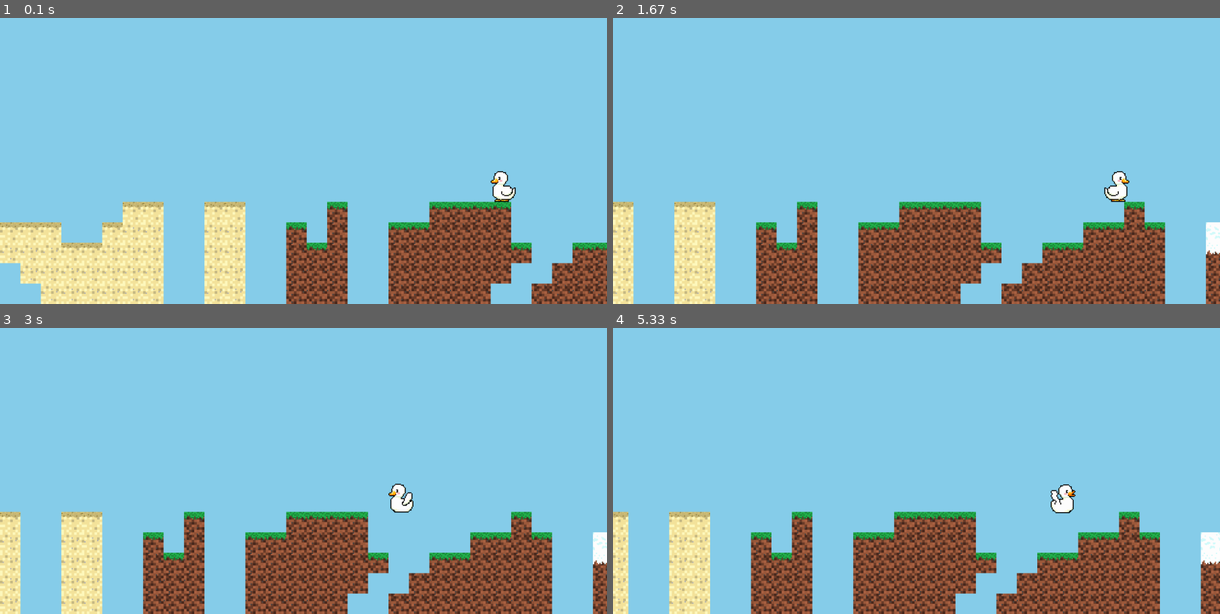
Above: before the commit, frames 1-4 (two rows, left to right).
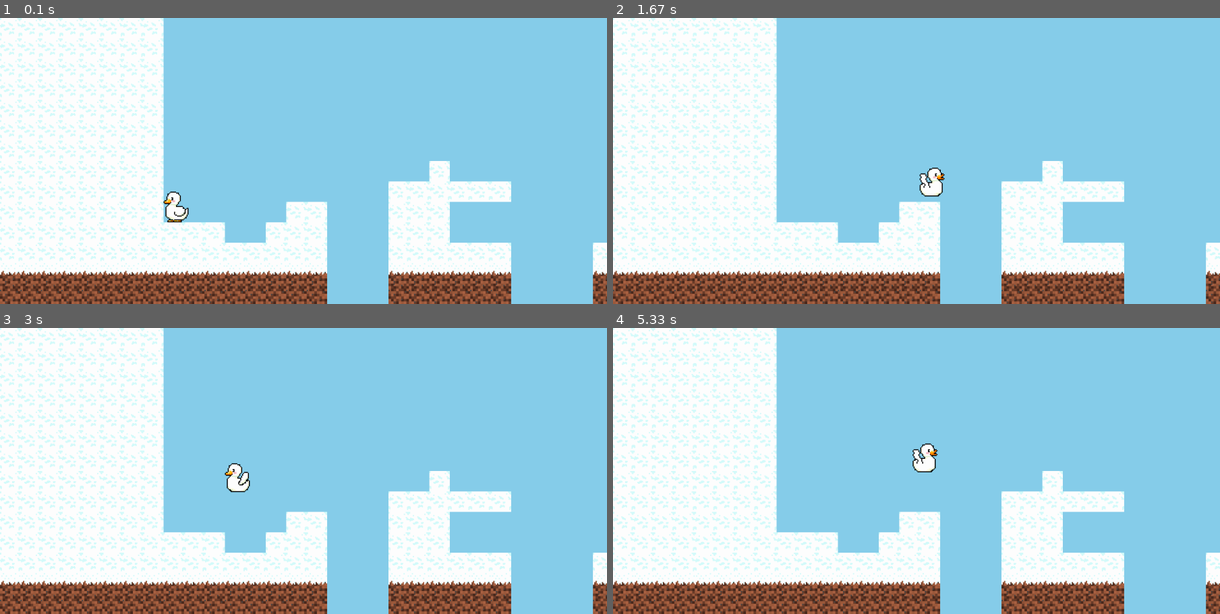
Above: after the commit, the same moments.

Repository: pinterroniaron/Pygame_minta
Game: pygame game, started from main.py
Two runs of this game, one before a commit and one after it. Both use one fixed random seed, a clock stepped at 60 frames per second and the inputs below.
Inputs:
- Up to frame 1 (0.1 s): no input
- Up to frame 2 (1.67 s): hold Right 0.33-0.8 s; hold Up 0.83-1.13 s; hold Right 1.17-1.63 s
- Up to frame 3 (3 s): hold Left 1.67-2.2 s; hold Left 2.23-2.63 s; hold Up from 2.67 s (still down)
- Up to frame 4 (5.33 s): release Up at 3.03 s; hold Right 3.07-3.7 s; hold Left 3.73-4.2 s; hold Right 4.23-4.7 s; hold Up 4.73-5.03 s; hold Right from 5.07 s (still down)

The runs differ from the first frame. In frame 1, 45% of the frame differs, in the area x 0-100%, y 0-100%; in frame 2, 44%; in frame 3, 44%; in frame 4, 47%.

Commit message:
new blocks, map expansion

Diff:
--- a/level.py
+++ b/level.py
@@ -53,6 +53,32 @@
                     y = row_index * tile_size
                     tile = Snow((x, y), tile_size)
                     self.tiles.add(tile)
+                if cell == "M":
+                    x = coll_index * tile_size
+                    y = row_index * tile_size
+                    tile = melting_snow((x, y), tile_size)
+                    self.tiles.add(tile)
+                if cell == "W":
+                    x = coll_index * tile_size
+                    y = row_index * tile_size
+                    tile = water((x, y), tile_size)
+                    self.tiles.add(tile)
+                if cell == "B":
+                    x = coll_index * tile_size
+                    y = row_index * tile_size
+                    tile = water_bottom((x, y), tile_size)
+                    self.tiles.add(tile)
+                if cell == "D":
+                    x = coll_index * tile_size
+                    y = row_index * tile_size
+                    tile = melting_dirt((x, y), tile_size)
+                    self.tiles.add(tile)
+                if cell == "g":
+                    x = coll_index * tile_size
+                    y = row_index * tile_size
+                    tile = melting_grass((x, y), tile_size)
+                    self.tiles.add(tile)
+
 
     def run(self):
         self.tiles.update(self.world_shift)
--- a/main.py
+++ b/main.py
@@ -1,5 +1,4 @@
-import pygame, sys
-
+import pygame
 from level import Level
 from settings import *
 
--- a/settings.py
+++ b/settings.py
@@ -1,19 +1,32 @@
 level_map: list[str] = [
-    "                                                   ",
-    "                                                   ",
-    "                                                   ",
-    "                                                   ",
-    "                                                   ",
-    "                                                   ",
-    "                                                   ",
-    "                                                   ",
-    "                        P                    H  HHH",
-    "      TT  TT    G    GGGG       G    HH     HHHHHHH",
-    "TTT  TSS  SS  G X  GGXXXX     GGXG  HHH   HHHHHHHHH",
-    "SSSTTSSS  SS  XGX  XXXXXXG  GGXXXX  FFF   FFFFFFFFF",
-    " SSSSSSS  SS  XXX  XXXXXX  XXXXXXX  XXX    XXXXXXXX",
-    "  SSSSSS  SS  XXX  XXXXX  XXXXXXXX  XXXXX XXXXXXXXX",
+    "HHHHHHHH                              HHHHHHHHHHHHHHHHHWWWWG                                                           GXXGGGGGGGGGGGGGG         ",
+    "HHHHHHHH                              HHHHHHHHHHHHHHHHHBBBBX                                                           GXXXXXXXXXXXXXXXX           ",
+    "HHHHHHHH                              FFFFFFFFFFFFFFFFFDXXXX                                                           GGXXXXXXXXXXXXXXX             ",
+    "HHHHHHHH                              XXXXXXXXXXXXXXXXXXXXXX                                            GGGGGG       GGXXXXXXXXXXXXXXXXX                ",
+    "HHHHHHHH                              XXXXXXXXXXXXXXXXXXXXXX                                          GGXXXXXXGGG                          ",
+    "HHHHHHHH                              XXXXXXXXXXXXXXXXXXXXXX                   G                     GXXXXXXXXXXX                          ",
+    "HHHHHHHH                              XXXXXXXXXXXXXXXXXXXXXX            GGGG                        GXXXXXXXXXXXX    GGGGGGGGGGGGGGGGGGG              ",
+    "HHHHHHHH             H           HH                                                               GGXXXXXXXXXXXXX    XXXXXXXXXXXXXXXXXXX              ",
+    "HHHHHHHH           HHHHHH      HHHH                             GGGG                         GGGGGX     XXXXXXXXX    XXXXXXXXXXXXXXXXXXX              ",
+    "HHHHHHHHP     HH   HHH                HHHHHHHHHHHHHHHHHgGGGGGGGGXXXX                   GGGGGGXXXXXXWWWWWXXXXXXXXX    XXXXXXXXXXXXXXXXXXX              ",
+    "HHHHHHHHHHH  HHH   HHH                HHHHHHHHHHHHHHHHHMXXXXXXXXXXXX         GGGGG     XXXXXXXXXXXXXBBBBXXXXXXXXX    XXXXXXXXXXXXXXXXXXX              ",
+    "HHHHHHHHHHHHHHHH   HHHHHH    HHHHHHH  HHHHHHHHHHHHHHHHHMXXXXXXXXXXXX         XXXXX     XXXXXXXXXXXXXXXXXXXXXXXXXX    XXXXXXXXXXXXXXXXXXX              ",
+    "FFFFFFFFFFFFFFFF   FFFFFF    FFFFFFF  FFFFFFFFFFFFFFFFFDXXXXXXXXXXXX         XXXXX     XXXXXXXXXXXXXXXXXXXXXXXXXX    XXXXXXXXXXXXXXXXXXX             ",
+    "XXXXXXXXXXXXXXXX   XXXXXX    XXXXXXX  XXXXXXXXXXXXXXXXXXXXXXXXXXXXXX         XXXXX     XXXXXXXXXXXXXXXXXXXXXXXXXX    XXXXXXXXXXXXXXXXXXX              ",
 ]
+
+#T = sand_top
+#S = sand
+#G = grass
+#X = dirt
+#P = player
+#H = snow
+#F = snow_dirt
+#M = melting_snow
+#W = water
+#B = water_bottom
+#D = melting_dirt
+#g = melting grass
 
 tile_size = 64
 width, height = 1900, len(level_map) * tile_size
--- a/tiles.py
+++ b/tiles.py
@@ -7,7 +7,7 @@
         self.image = pygame.image.load("graphics/map/blocks/dirt.png")
         self.rect = self.image.get_rect(topleft=pos)
 
-    def update(self, x_shift):
+    def update(self, x_shift: int):
         self.rect.x += x_shift
 
 class Sand(pygame.sprite.Sprite):
@@ -16,7 +16,7 @@
         self.image = pygame.image.load("graphics/map/blocks/sand.png")
         self.rect = self.image.get_rect(topleft=pos)
 
-    def update(self, x_shift):
+    def update(self, x_shift: int):
         self.rect.x += x_shift
 
 class Sand_top(pygame.sprite.Sprite):
@@ -25,7 +25,7 @@
         self.image = pygame.image.load("graphics/map/blocks/sand_top.png")
         self.rect = self.image.get_rect(topleft=pos)
 
-    def update(self, x_shift):
+    def update(self, x_shift: int):
         self.rect.x += x_shift
 
 class Grass(pygame.sprite.Sprite):
@@ -34,7 +34,7 @@
         self.image = pygame.image.load("graphics/map/blocks/grass.png")
         self.rect = self.image.get_rect(topleft=pos)
 
-    def update(self, x_shift):
+    def update(self, x_shift: int):
         self.rect.x += x_shift
 
 class Snow_dirt(pygame.sprite.Sprite):
@@ -43,7 +43,9 @@
         self.image = pygame.image.load("graphics/map/blocks/snow_dirt.png")
         self.rect = self.image.get_rect(topleft=pos)
 
-    def update(self, x_shift):
+
+
+    def update(self, x_shift: int):
         self.rect.x += x_shift
 
 class Snow(pygame.sprite.Sprite):
@@ -51,6 +53,42 @@
         super().__init__()
         self.image = pygame.image.load("graphics/map/blocks/snow.png")
         self.rect = self.image.get_rect(topleft=pos)
+    def update(self, x_shift: int):
+        self.rect.x += x_shift
+class melting_snow(pygame.sprite.Sprite):
+    def __init__(self, pos: int, size: int):
+        super().__init__()
+        self.image = pygame.image.load("graphics/map/blocks/melting_snow.png")
+        self.rect = self.image.get_rect(topleft=pos)
+    def update(self, x_shift: int):
+        self.rect.x += x_shift
+class water(pygame.sprite.Sprite):
+    def __init__(self, pos: int, size: int):
+        super().__init__()
+        self.image = pygame.image.load("graphics/map/blocks/water.png")
+        self.rect = self.image.get_rect(topleft=pos)
+    def update(self, x_shift: int):
+        self.rect.x += x_shift
+class water_bottom(pygame.sprite.Sprite):
+    def __init__(self, pos: int, size: int):
+        super().__init__()
+        self.image = pygame.image.load("graphics/map/blocks/water_bottom.png")
+        self.rect = self.image.get_rect(topleft=pos)
+    def update(self, x_shift: int):
+        self.rect.x += x_shift
 
-    def update(self, x_shift):
+class melting_dirt(pygame.sprite.Sprite):
+    def __init__(self, pos: int, size: int):
+        super().__init__()
+        self.image = pygame.image.load("graphics/map/blocks/melting_dirt.png")
+        self.rect = self.image.get_rect(topleft=pos)
+    def update(self, x_shift: int):
         self.rect.x += x_shift
+
+class melting_grass(pygame.sprite.Sprite):
+    def __init__(self, pos: int, size: int):
+        super().__init__()
+        self.image = pygame.image.load("graphics/map/blocks/melting_grass.png")
+        self.rect = self.image.get_rect(topleft=pos)
+    def update(self, x_shift: int):
+        self.rect.x += x_shift
Binary file added: graphics/map/blocks/melting_dirt.png
Binary file added: graphics/map/blocks/melting_grass.png
Binary file added: graphics/map/blocks/melting_snow.png
Binary file added: graphics/map/blocks/water.png
Binary file added: graphics/map/blocks/water_bottom.png
